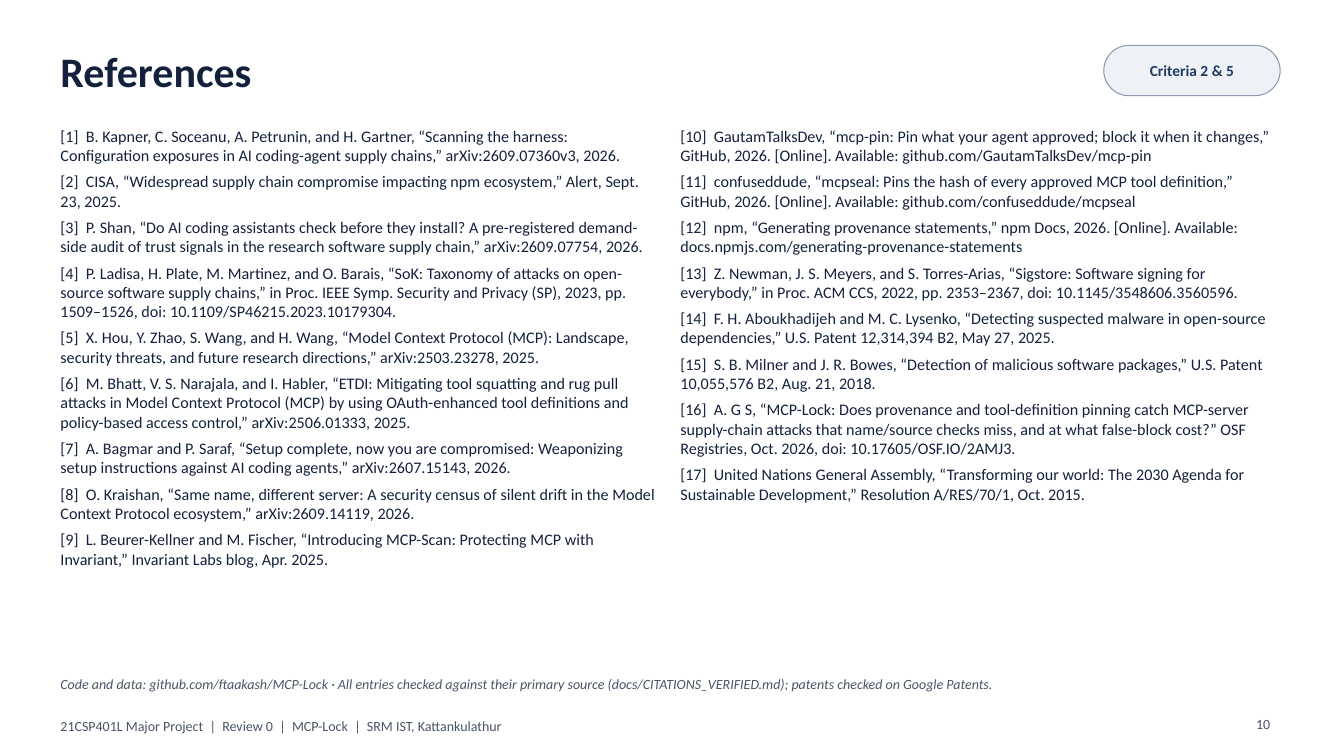
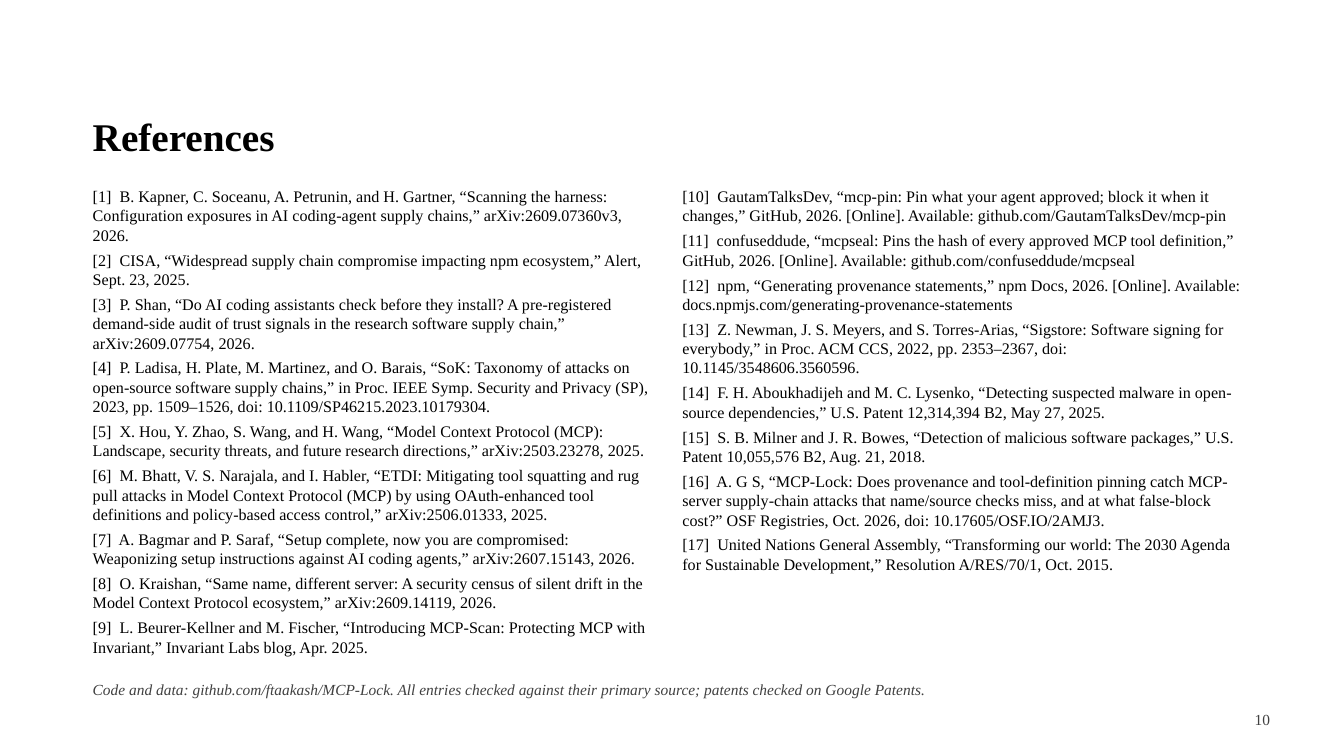
Before and after one commit to ftaakash/MCP-Lock, a slide deck: slide 10 of reports/presentation/MCP-Lock-Review0.pptx. Drawn at 1344x756 pixels with LibreOffice and Linux fonts; fonts in the diff are those of the drawing; background and template pictures are left out. Boxes give left, top, right and bottom in pixels: in the first picture for what was removed or moved away, otherwise in the second. Text is boxed around its words. In the diff, an @@ line names an element or a change of style, - is before the commit and + after.

Commit message:
docs: Review 0 deck in the department's black-and-white SRM template

```diff
--- a/reports/presentation/MCP-Lock-Review0.pptx
+++ b/reports/presentation/MCP-Lock-Review0.pptx
@@ rounded rectangle removed at (1104, 45, 1280, 96) @@
@@ text removed at (1150, 65, 1234, 76) @@
-Criteria 2 & 5
@@ title "References": place and size @@
-title "References" at (60, 58, 251, 88)
+title "References" at (93, 123, 275, 152)
@@ title "References" at (93, 123, 275, 152): size 30 to 28 pt, font Calibri to Times New Roman, text colour #14213D to #000000 @@
@@ text "[1] B. Kapner, C. Soceanu, ...": place and size @@
-text "[1] B. Kapner, C. Soceanu, ..." at (60, 130, 654, 568)
+text "[1] B. Kapner, C. Soceanu, ..." at (93, 190, 648, 657)
@@ text "[1] B. Kapner, C. Soceanu, ..." at (93, 190, 648, 657): font Calibri to Times New Roman, text colour #14213D to #000000; less space between paragraphs @@
@@ text "[10] GautamTalksDev, “mcp-pin: Pin what ..." at (682, 190, 1240, 574): font Calibri to Times New Roman, text colour #14213D to #000000; less space between paragraphs @@
@@ text "[10] GautamTalksDev, “mcp-pin: Pin what ...": place and size @@
-text "[10] GautamTalksDev, “mcp-pin: Pin what ..." at (680, 130, 1269, 503)
+text "[10] GautamTalksDev, “mcp-pin: Pin what ..." at (682, 190, 1240, 574)
@@ text at (93, 684, 925, 699): text changed; size 10 to 11 pt; font Calibri to Times New Roman; text colour #4A5568 to #404040 @@
-Code and data: github.com/ftaakash/MCP-Lock · All entries checked against their primary source (docs/CITATIONS_VERIFIED.md); patents checked on Google Patents.
+Code and data: github.com/ftaakash/MCP-Lock. All entries checked against their primary source; patents checked on Google Patents.
@@ page number at (1255, 715, 1270, 725): size 10 to 11 pt, font Calibri to Times New Roman, text colour #4A5568 to #404040 @@
@@ text removed at (60, 721, 502, 734) @@
-21CSP401L Major Project | Review 0 | MCP-Lock | SRM IST, Kattankulathur
```
Also in this commit, not shown: 9 other slides changed, 3 other files.
